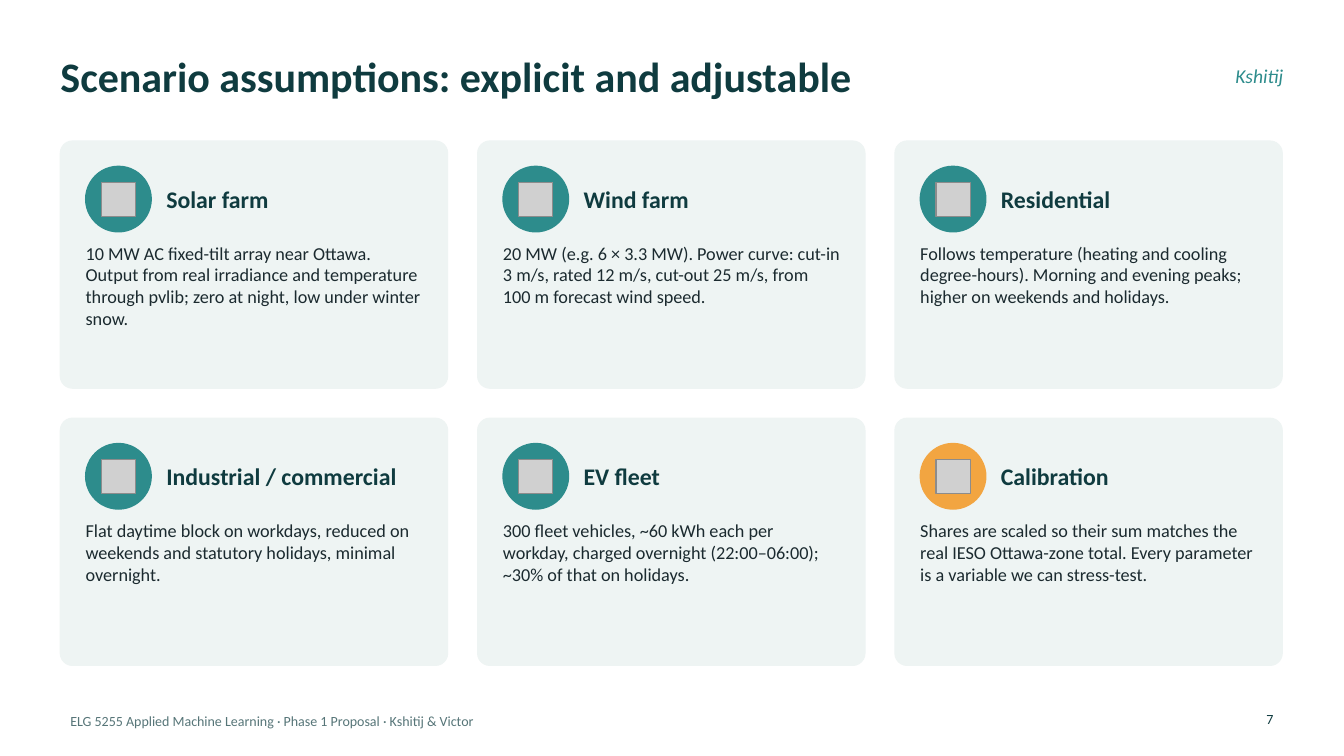
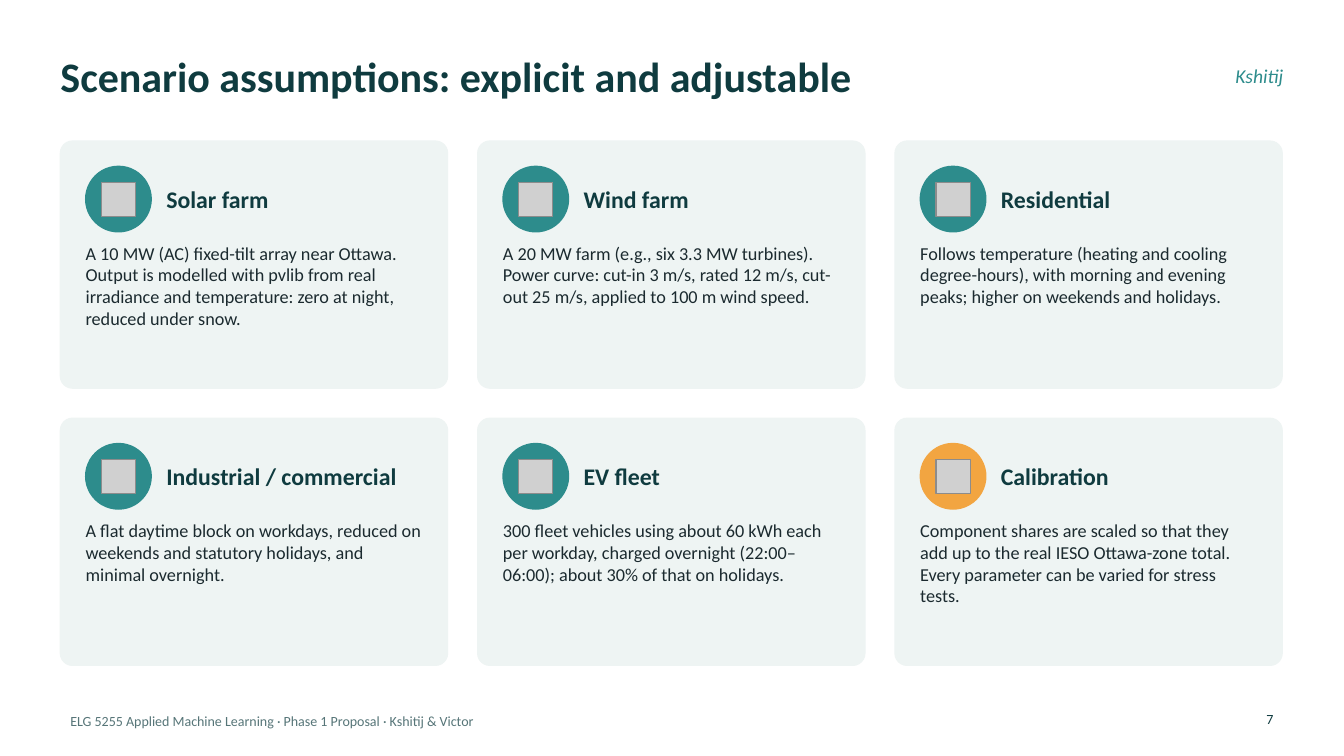
Before and after one commit to KshitijV97/smart-grid-analytics, a slide deck: slide 7 of presentation/ELG5255_Phase1_Ottawa_Load_Forecasting.pptx. Drawn at 1344x756 pixels with LibreOffice and Linux fonts; fonts in the diff are those of the drawing; grey boxes stand for pictures. Boxes give left, top, right and bottom in pixels: in the first picture for what was removed or moved away, otherwise in the second. Text is boxed around its words. In the diff, an @@ line names an element or a change of style, - is before the commit and + after.

```diff
--- a/presentation/ELG5255_Phase1_Ottawa_Load_Forecasting.pptx
+++ b/presentation/ELG5255_Phase1_Ottawa_Load_Forecasting.pptx
@@ text at (86,247,397,325): text changed @@
-10 MW AC fixed-tilt array near Ottawa. Output from real irradiance and temperature through pvlib; zero at night, low under winter snow.
+A 10 MW (AC) fixed-tilt array near Ottawa. Output is modelled with pvlib from real irradiance and temperature: zero at night, reduced under snow.
@@ text at (503,247,830,306): text changed @@
-20 MW (e.g. 6 × 3.3 MW). Power curve: cut-in 3 m/s, rated 12 m/s, cut-out 25 m/s, from 100 m forecast wind speed.
+A 20 MW farm (e.g., six 3.3 MW turbines). Power curve: cut-in 3 m/s, rated 12 m/s, cut-out 25 m/s, applied to 100 m wind speed.
@@ text at (920,247,1227,306): text changed @@
-Follows temperature (heating and cooling degree-hours). Morning and evening peaks; higher on weekends and holidays.
+Follows temperature (heating and cooling degree-hours), with morning and evening peaks; higher on weekends and holidays.
@@ text at (86,524,421,584): text changed @@
-Flat daytime block on workdays, reduced on weekends and statutory holidays, minimal overnight.
+A flat daytime block on workdays, reduced on weekends and statutory holidays, and minimal overnight.
@@ text at (503,524,821,584): text changed @@
-300 fleet vehicles, ~60 kWh each per workday, charged overnight (22:00–06:00); ~30% of that on holidays.
+300 fleet vehicles using about 60 kWh each per workday, charged overnight (22:00–06:00); about 30% of that on holidays.
@@ text at (920,524,1230,602): text changed @@
-Shares are scaled so their sum matches the real IESO Ottawa-zone total. Every parameter is a variable we can stress-test.
+Component shares are scaled so that they add up to the real IESO Ottawa-zone total. Every parameter can be varied for stress tests.
```
Also in this commit, not shown: 10 other slides changed, 5 other files.
